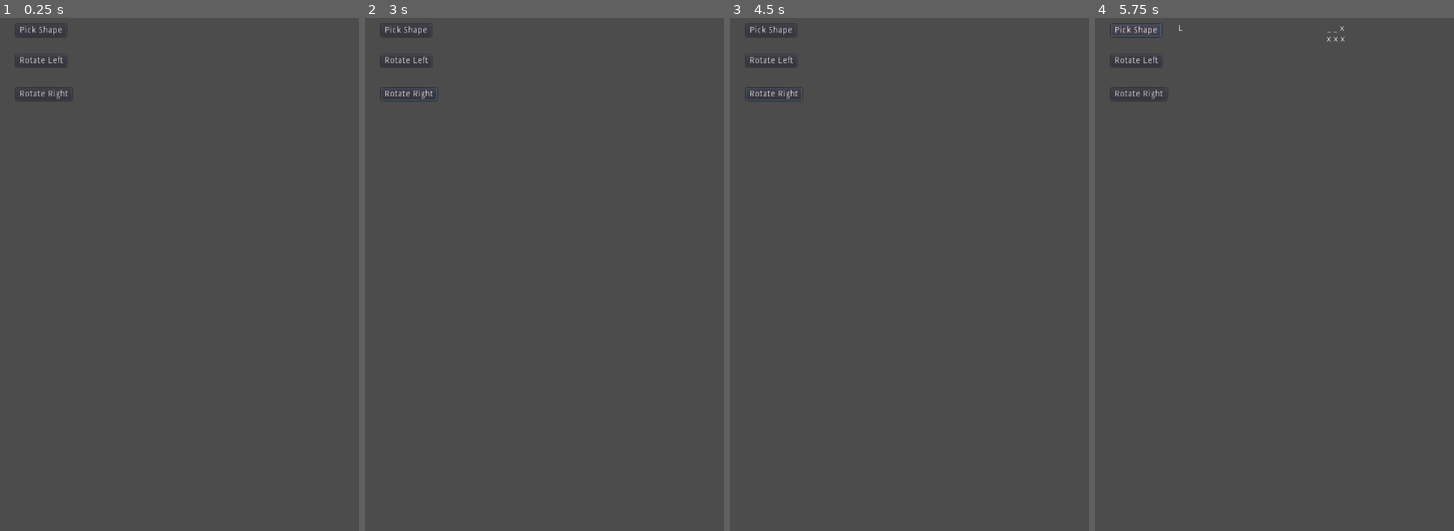
Above: before the commit, frames 1-4 (left to right).
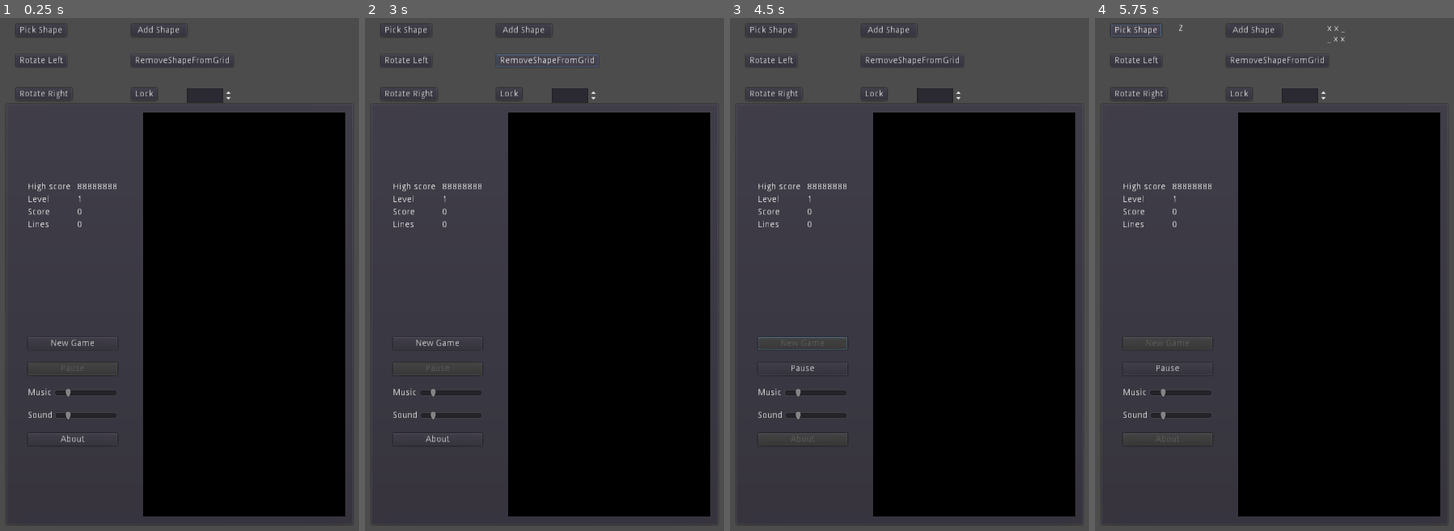
Above: after the commit, the same moments.

Repository: wojteksuchy/tetron
Game: Godot game, scene res://scenes/debug/Test.tscn
Same seed, same stepped clock (60 frames per second), same inputs: the game is played once before the commit and once after it. This scene is started directly instead of the project's main scene. Sound files missing from this copy of the repository are replaced by a short silence.
Inputs (mouse positions are in pixels of both pictures, inside the frame that each line leads up to):
- Up to frame 1 (0.25 s): no input
- Up to frame 2 (3 s): click "Rotate Left" at 0.5 s; click "Rotate Right" at 1.25 s; click (522, 28) at 2 s, where only the run after the commit has a clickable "Add Shape"; click (548, 59) at 2.75 s, where only the run after the commit has a clickable "RemoveShapeFromGrid"
- Up to frame 3 (4.5 s): click (873, 94) at 3.5 s, where only the run after the commit has a clickable "Lock"; click (801, 341) at 4.25 s, where only the run after the commit has a clickable "New Game"
- Up to frame 4 (5.75 s): click "Pick Shape" at 5 s

The runs differ from the first frame. In frame 1, 46% of the frame differs, in the area x 7-97%, y 1-98%; in frame 2, 46%, in the area x 4-97%, y 1-98%; in frame 3, 46%; in frame 4, 46%.
Error in both runs: Invalid call. Nonexistent function 'rotate_left' in base 'Nil'. (res://scenes/debug/Test.gd:11)

Commit message:
Bug fix

Diff:
--- a/project.godot
+++ b/project.godot
@@ -9,7 +9,7 @@
 config_version=4
 
 _global_script_classes=[ {
-"base": "Node",
+"base": "Control",
 "class": "ShapeData",
 "language": "GDScript",
 "path": "res://scripts/ShapeData.gd"
--- a/scenes/debug/Test.gd
+++ b/scenes/debug/Test.gd
@@ -26,3 +26,42 @@
 			else:
 				$Grid.text += "_ "
 		$Grid.text += "\n" # new line
+
+
+var main
+
+
+func _input(event: InputEvent) -> void:
+	if main:
+		var new_position = main.pos
+		var rotate_direction = null
+		if event.is_action_pressed("ui_down"):
+			new_position += main.cols
+		if event.is_action_pressed("ui_left"):
+			new_position -= 1
+		if event.is_action_pressed("ui_right"):
+			new_position += 1
+		if event.is_action_pressed("ui_up"):
+			new_position -= main.cols
+		if event.is_action_pressed("ui_page_down"):
+			rotate_direction = main.directions.ROTATE_LEFT
+		if event.is_action_pressed("ui_page_up"):
+			rotate_direction = main.directions.ROTATE_RIGHT
+		if new_position != main.pos or rotate_direction != null:
+			main.move_shape(new_position, rotate_direction)
+			get_tree().set_input_as_handled()
+
+func _on_AddShapeToGrid_button_down() -> void:
+	main = $Main
+	main.clear_grid()
+	main.shape = Shapes.get_shape()
+	main.pos = int($SpinBox.value)
+	main.add_shape_to_grid()
+
+
+func _on_RemoveShapeFromGrid_button_down() -> void:
+	main.remove_shape_from_grid()
+
+
+func _on_Lock_button_down() -> void:
+	main.lock_shape_to_grid()
--- a/scenes/debug/Test.tscn
+++ b/scenes/debug/Test.tscn
@@ -1,6 +1,7 @@
-[gd_scene load_steps=2 format=2]
+[gd_scene load_steps=3 format=2]
 
 [ext_resource path="res://scenes/debug/Test.gd" type="Script" id=1]
+[ext_resource path="res://scenes/Main.tscn" type="PackedScene" id=2]
 
 [node name="Test" type="Control"]
 anchor_right = 1.0
@@ -11,6 +12,8 @@
 __meta__ = {
 "_edit_use_anchors_": false
 }
+
+[node name="Main" parent="." instance=ExtResource( 2 )]
 
 [node name="Shape" type="Label" parent="."]
 margin_left = 147.107
@@ -48,6 +51,48 @@
 margin_right = 129.0
 margin_bottom = 172.522
 text = "Rotate Right"
+
+[node name="AddShapeToGrid" type="Button" parent="."]
+margin_left = 223.0
+margin_top = 52.0
+margin_right = 311.0
+margin_bottom = 72.0
+text = "Add Shape"
+__meta__ = {
+"_edit_use_anchors_": false
+}
+
+[node name="RemoveShapeFromGrid" type="Button" parent="."]
+margin_left = 223.0
+margin_top = 100.177
+margin_right = 385.0
+margin_bottom = 120.177
+text = "RemoveShapeFromGrid"
+
+[node name="Lock" type="Button" parent="."]
+margin_left = 223.0
+margin_top = 152.522
+margin_right = 264.0
+margin_bottom = 172.522
+text = "Lock"
+__meta__ = {
+"_edit_use_anchors_": false
+}
+
+[node name="SpinBox" type="SpinBox" parent="."]
+margin_left = 311.0
+margin_top = 152.522
+margin_right = 385.0
+margin_bottom = 176.522
+min_value = -10.0
+max_value = 210.0
+value = 35.0
+__meta__ = {
+"_edit_use_anchors_": false
+}
 [connection signal="button_down" from="PickShape" to="." method="_on_PickShape_button_down"]
 [connection signal="button_down" from="RotateLeft" to="." method="_on_RotateLeft_button_down"]
 [connection signal="button_down" from="RotateRight" to="." method="_on_RotateRight_button_down"]
+[connection signal="button_down" from="AddShapeToGrid" to="." method="_on_AddShapeToGrid_button_down"]
+[connection signal="button_down" from="RemoveShapeFromGrid" to="." method="_on_RemoveShapeFromGrid_button_down"]
+[connection signal="button_down" from="Lock" to="." method="_on_Lock_button_down"]
--- a/scripts/GUI.gd
+++ b/scripts/GUI.gd
@@ -19,14 +19,18 @@
 	min_volume = find_node("Music").get_min()
 	find_node("Sound").set_min(min_volume)
 	add_cells(grid, number_of_cells)
-	clear_cells(grid)
-	clear_cells(next)
+	clear_all_cells()
+
 
 func add_cells(grid_node: GridContainer, how_many_cells: int ) -> void:
 	var number_cells = grid_node.get_child_count() # how many cells is onready in grid
 	while number_cells < how_many_cells:
 		grid_node.add_child(grid_node.get_child(0).duplicate())
 		number_cells += 1
+
+func clear_all_cells() -> void:
+	clear_cells(grid)
+	clear_cells(next)
 
 
 func clear_cells(grid_node: GridContainer) -> void:
--- a/scripts/Main.gd
+++ b/scripts/Main.gd
@@ -1,30 +1,102 @@
 extends CenterContainer
 
 enum states {STOPPED, PLAYING, PAUSED, STOP, PLAY, PAUSE}
+enum directions{ROTATE_LEFT, ROTATE_RIGHT}
+
 
 const DISABLED := true
 const ENABLED := false
 const MIN_AUDIO_LEVEL := -24
 
+var state :int = states.STOPPED
 
 var gui: Node
-var state :int = states.STOPPED
 var music_position := 0.0
-
+var grid := []
+var cols
+var shape : Object = ShapeData
+var pos := 0 #grid_position
 
 func _ready() -> void:
 	gui = $GUI
 	gui.connect("button_pressed", self, "_button_pressed")
 	gui.set_button_states(ENABLED)
+	cols = gui.grid.get_columns()
 
+
+func clear_grid() -> void:
+	grid.clear()
+	grid.resize(gui.grid.get_child_count())
+	for i in grid.size():
+		grid[i] = false
+	gui.clear_all_cells()
+
+
+func rotate(rotate_direction) -> int:
+	match rotate_direction:
+		directions.ROTATE_LEFT:
+			shape.rotate_left()
+			rotate_direction = directions.ROTATE_RIGHT
+		directions.ROTATE_RIGHT:
+			shape.rotate_right()
+			rotate_direction = directions.ROTATE_LEFT
+	return rotate_direction
+
+
+func move_shape(new_position :int, rotate_direction = null) -> bool:
+	remove_shape_from_grid()
+	# rotate and store undo direction
+	rotate_direction = rotate(rotate_direction)
+	# update position if we can place shape else undo rotation
+	var ok := place_shape(new_position)
+	if ok:
+		pos = new_position
+	else:
+		rotate(rotate_direction)
+	add_shape_to_grid()
+	return ok
+
+
+func add_shape_to_grid() -> void:
+	place_shape(pos, true, false, shape.color)
+
+
+func remove_shape_from_grid() -> void:
+	place_shape(pos, true)
+
+
+func lock_shape_to_grid() -> void:
+	place_shape(pos, false, true)
+
+
+func place_shape(index : int, add_tiles := false, lock := false, color := Color(0)) -> bool:
+	var ok := true
+	var size = shape.coordinates.size() # size of the shape
+	var offset = shape.coordinates[0]
+	var y = 0
+	while y < size and ok:
+		for x in size:
+			if shape.grid[x][y]:
+				var grid_position = index + (y + offset) * cols + x + offset
+				if lock:
+					grid[grid_position] = true
+				else:
+					var gx = index % cols + x + offset
+					if gx < 0 or gx >= cols or grid_position >= grid.size() or grid_position >= 0 and grid[grid_position]:
+						ok = !ok
+						break
+					if add_tiles and grid_position >=0:
+						gui.grid.get_child(grid_position).modulate = color
+		y += 1
+	return ok
 
 func _button_pressed(button_name) -> void:
 	match button_name:
 		"NewGame":
 			gui.set_button_states(DISABLED)
 			_start_game()
-			yield(get_tree().create_timer(3.0), "timeout")
-			_game_over()
+			#yield(get_tree().create_timer(3.0), "timeout")
+			#_game_over()
 		"Pause":
 			_pause()
 		"Music":
--- a/scripts/ShapeData.gd
+++ b/scripts/ShapeData.gd
@@ -1,4 +1,4 @@
-extends Node
+extends Control
 
 class_name ShapeData
 
@@ -8,11 +8,11 @@
 
 
 func rotate_left() -> void:
-	_rotate_grid(1, -1)
+	_rotate_grid(-1, 1)
 
 
 func rotate_right() -> void:
-	_rotate_grid(-1, 1)
+	_rotate_grid(1, -1)
 
 
 func _rotate_grid(sign_of_x: int, sign_of_y: int) -> void:
--- a/scripts/Shapes.gd
+++ b/scripts/Shapes.gd
@@ -15,7 +15,6 @@
 
 		if size % 2 == 0:
 			data.coordinates.remove(s2)
-		#print(data.coordinates)
 		data.grid = _get_grid(size, shape.get_children())
 		_shapes.append(data)
 
